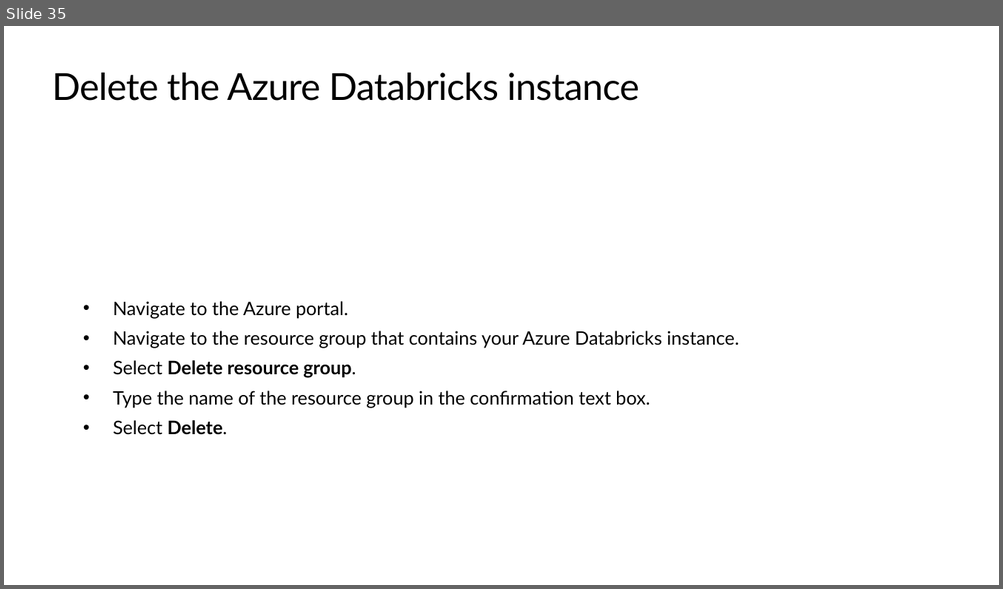
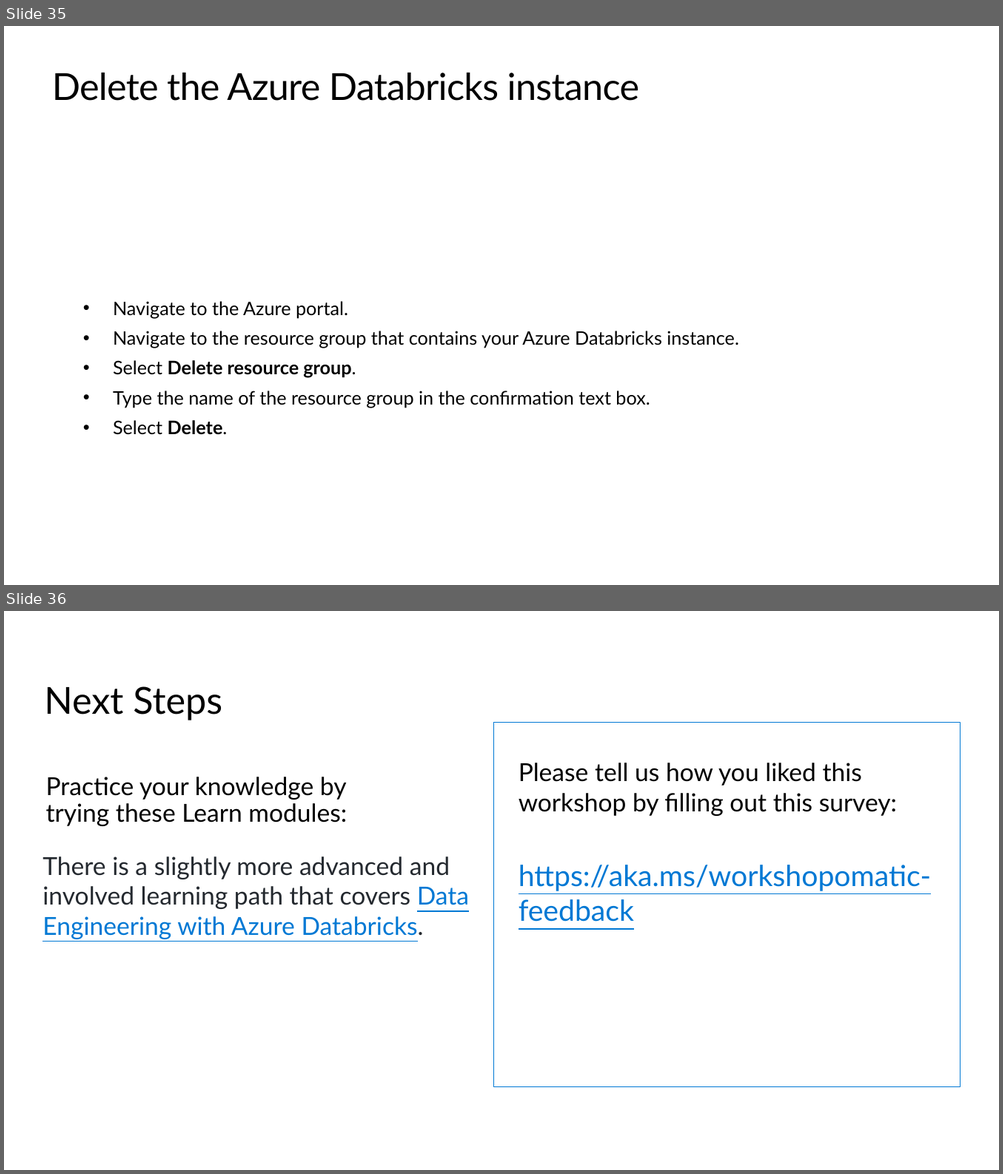
Before and after one commit to microsoft/workshop-library, a slide deck: full/intro-databricks/slides.pptx. Shown one above the other, each under a label of ours: slide 35 before the commit, slides 35 and 36 after it. The pictures are 1003x589 and 1003x1174 pixels, drawn with LibreOffice and Linux fonts; fonts in the diff are those of the drawing; background and template pictures are left out. Boxes give left, top, right and bottom in pixels: in the first picture for what was removed or moved away, otherwise in the second. Text is boxed around its words. In the diff, an @@ line names an element or a change of style, - is before the commit and + after.

```diff
--- a/full/intro-databricks/slides.pptx
+++ b/full/intro-databricks/slides.pptx
@@ slide 36 added at box(4, 611, 999, 1170), background #FFFFFF @@
@@ text added at box(44, 686, 222, 721), 36 pt, text #000000 @@
+Next Steps
@@ rectangle added at box(493, 722, 960, 1087), outline #0078D4 0.75 pt @@
@@ text added at box(518, 763, 930, 922), 24 pt, text #000000 @@
+Please tell us how you liked this workshop by filling out this survey:
+https://aka.ms/workshopomatic-feedback
@@ text added at box(46, 777, 347, 826), 24 pt, text #000000 @@
+Practice your knowledge by trying these Learn modules:
@@ text added at box(42, 857, 469, 940), 24 pt, text #24292F @@
+There is a slightly more advanced and involved learning path that covers Data Engineering with Azure Databricks.
```
Also in this commit, not shown: 5 other files.
